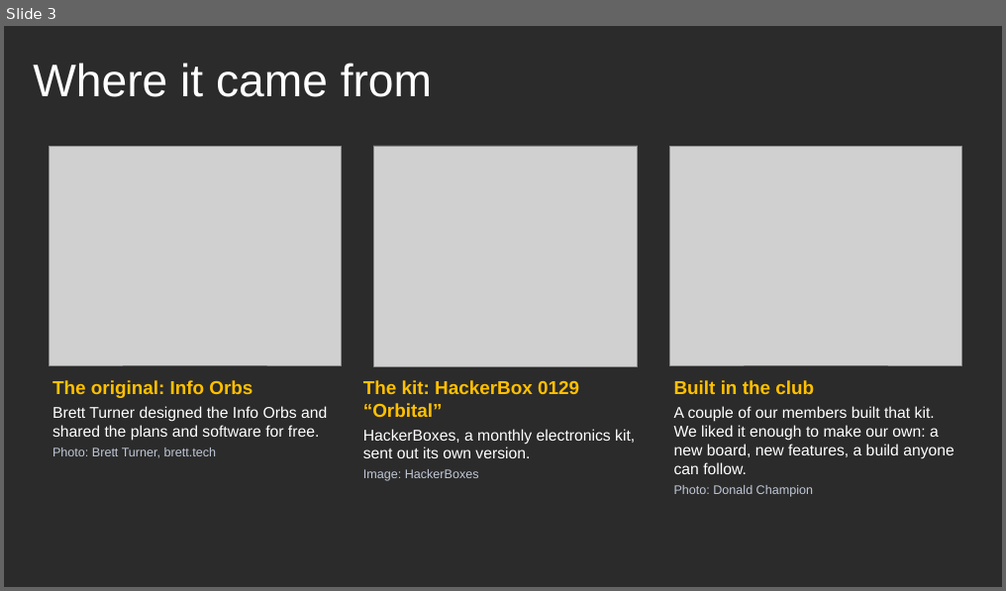
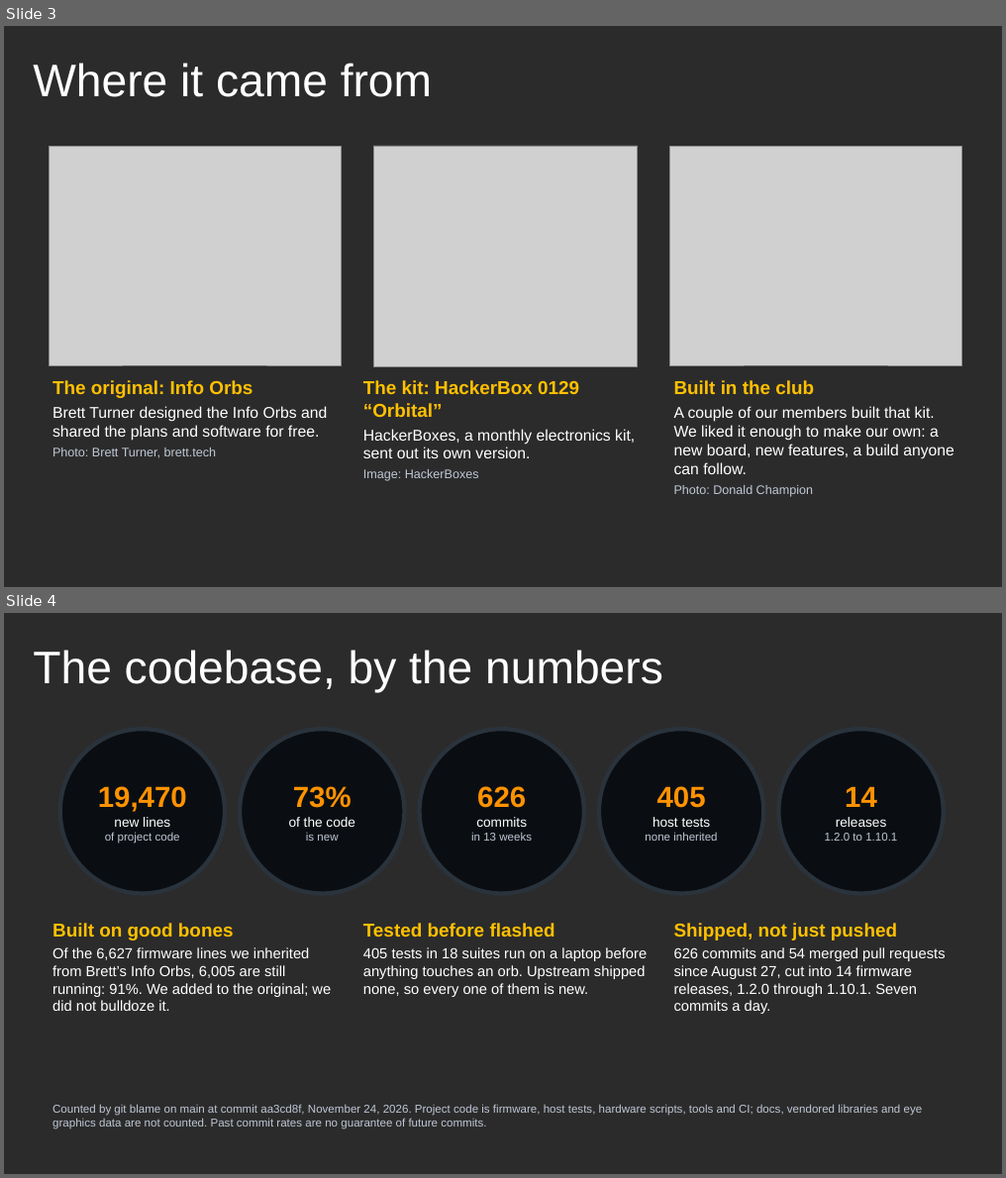
Before and after one commit to netnutmike/hot-info-orbs, a slide deck: docs/presentation/2026-10-26 partial meeting presentation/HOT-Info-Orbs-Small-Computers-2026-10-27.pptx. Shown one above the other, each under a label of ours: slide 3 before the commit, slides 3 and 4 after it. The pictures are 1006x591 and 1006x1178 pixels, drawn with LibreOffice and Linux fonts; fonts in the diff are those of the drawing; grey boxes stand for pictures; background and template pictures are left out; a plain dark background stands for a picture behind light text. Boxes give left, top, right and bottom in pixels: in the first picture for what was removed or moved away, otherwise in the second. Text is boxed around its words. In the diff, an @@ line names an element or a change of style, - is before the commit and + after.

```diff
--- a/docs/presentation/2026-10-26 partial meeting presentation/HOT-Info-Orbs-Small-Computers-2026-10-27.pptx
+++ b/docs/presentation/2026-10-26 partial meeting presentation/HOT-Info-Orbs-Small-Computers-2026-10-27.pptx
@@ slide 4 added at box(4, 613, 1002, 1174), background picture (left out) @@
@@ title added at box(33, 650, 663, 693), 44 pt, text #FFFFFF @@
+The codebase, by the numbers
@@ ellipse added at box(60, 729, 225, 894), fill #0A0E12, outline #2A333C 4 pt, 11 pt, text #BFC7D5 @@
+19,470
+new lines
+of project code
@@ ellipse added at box(240, 729, 405, 894), fill #0A0E12, outline #2A333C 4 pt, 13 pt, text #FFFFFF @@
+73%
+of the code
+is new
@@ ellipse added at box(420, 729, 584, 894), fill #0A0E12, outline #2A333C 4 pt, 11 pt, text #BFC7D5 @@
+626
+commits
+in 13 weeks
@@ ellipse added at box(599, 729, 764, 894), fill #0A0E12, outline #2A333C 4 pt, 11 pt, text #BFC7D5 @@
+405
+host tests
+none inherited
@@ ellipse added at box(779, 729, 944, 894), fill #0A0E12, outline #2A333C 4 pt, 11 pt, text #BFC7D5 @@
+14
+releases
+1.2.0 to 1.10.1
@@ text added at box(53, 923, 331, 1011), 14 pt, text #FFFFFF @@
+Built on good bones
+Of the 6,627 firmware lines we inherited from Brett’s Info Orbs, 6,005 are still running: 91%. We added to the original; we did not bulldoze it.
@@ text added at box(363, 923, 647, 997), 14 pt, text #FFFFFF @@
+Tested before flashed
+405 tests in 18 suites run on a laptop before anything touches an orb. Upstream shipped none, so every one of them is new.
@@ text added at box(674, 923, 944, 1014), 14 pt, text #FFFFFF @@
+Shipped, not just pushed
+626 commits and 54 merged pull requests since August 27, cut into 14 firmware releases, 1.2.0 through 1.10.1. Seven commits a day.
@@ text added at box(53, 1104, 923, 1130), 11 pt, text #BFC7D5 @@
+Counted by git blame on main at commit aa3cd8f, November 24, 2026. Project code is firmware, host tests, hardware scripts, tools and CI; docs, vendored libraries and eye graphics data are not counted. Past commit rates are no guarantee of future commits.
```
Also in this commit, not shown: 3 other files.
